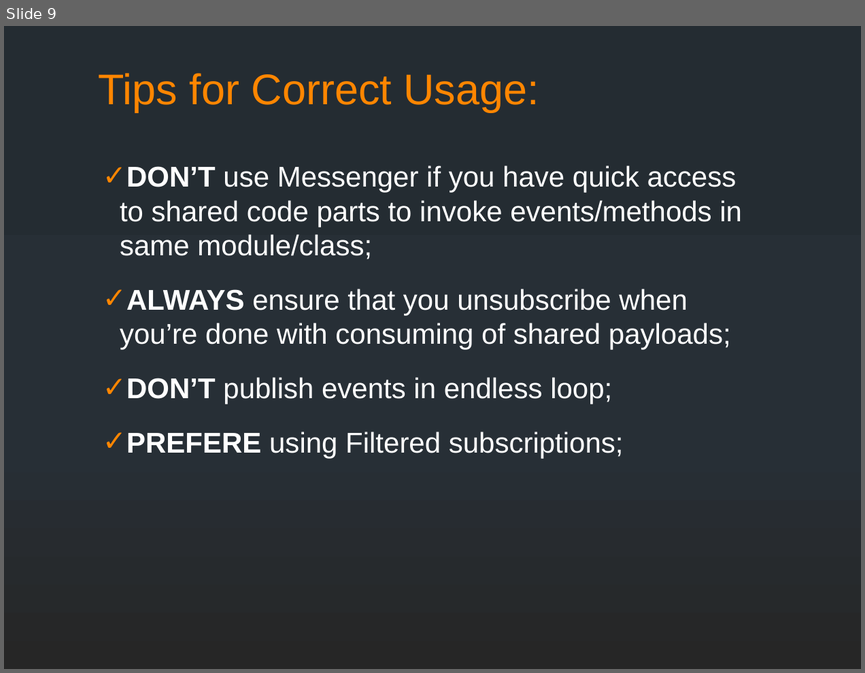
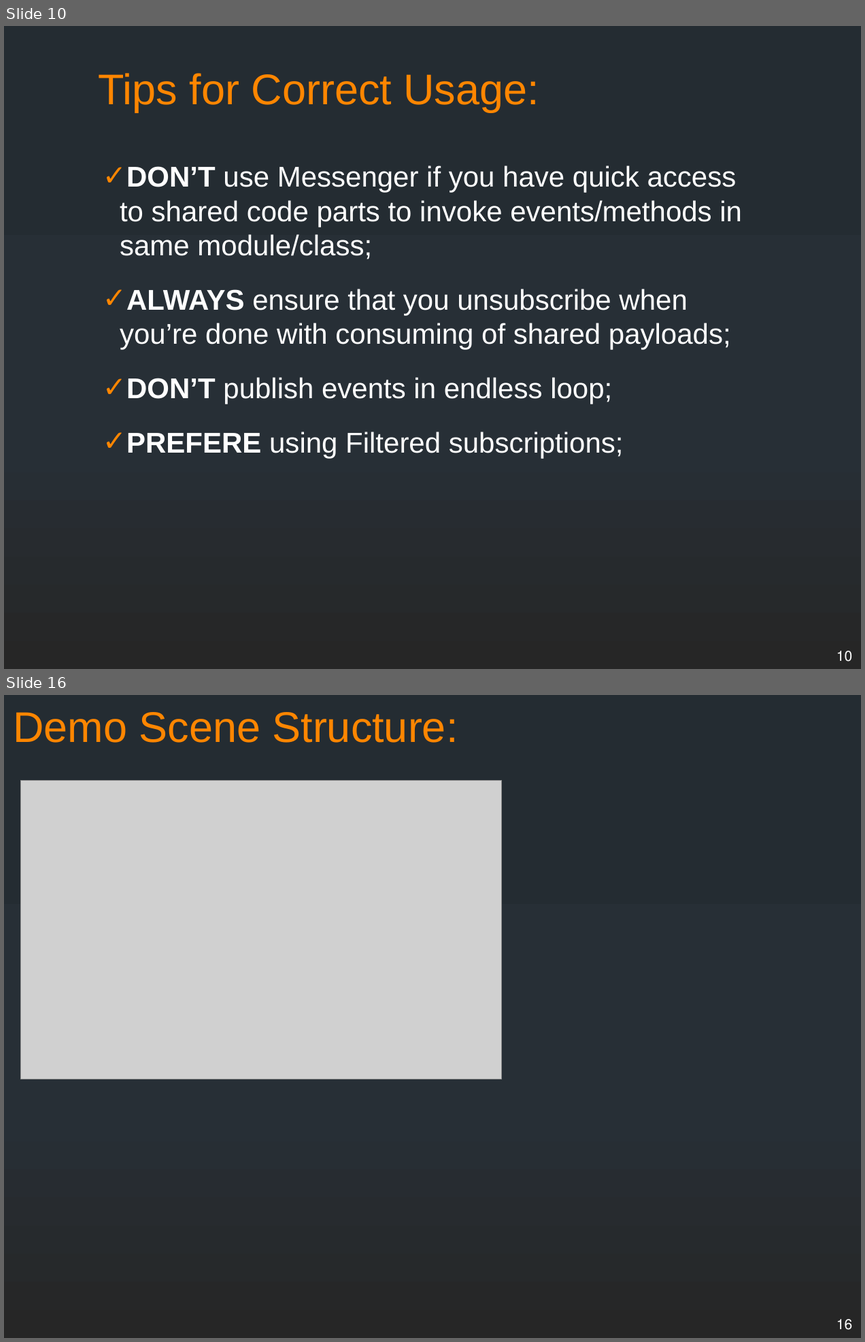
Before and after one commit to supermax/pubsub, a slide deck: docs/PubSub Messenger.pptx. Shown one above the other, each under a label of ours: slide 9 before the commit, slides 10 and 16 after it; the slides between them are not shown. The pictures are 865x673 and 865x1342 pixels, drawn with LibreOffice and Linux fonts; fonts in the diff are those of the drawing; grey boxes stand for pictures. Boxes give left, top, right and bottom in pixels: in the first picture for what was removed or moved away, otherwise in the second. Text is boxed around its words. In the diff, an @@ line names an element or a change of style, - is before the commit and + after.

```diff
--- a/docs/PubSub Messenger.pptx
+++ b/docs/PubSub Messenger.pptx
@@ slide 16 added at (x1=4, y1=695, x2=861, y2=1338), background gradient #242C33 to #273037 to #262626 @@
@@ title added at (x1=13, y1=712, x2=458, y2=743), 36 pt, text #FF8600 @@
+Demo Scene Structure:
@@ picture added at (x1=21, y1=780, x2=502, y2=1079) @@
@@ page number added at (x1=836, y1=1319, x2=852, y2=1329), 12 pt, text #FFFFFF @@
+16
@@ what was slide 9 is now slide 10 @@
@@ slide 10 changed as well @@
@@ page number added at (x1=836, y1=650, x2=852, y2=661), 12 pt, text #FFFFFF @@
+10
```
Also in this commit, not shown: 8 other slides changed, 6 other slides added, 46 other files.
